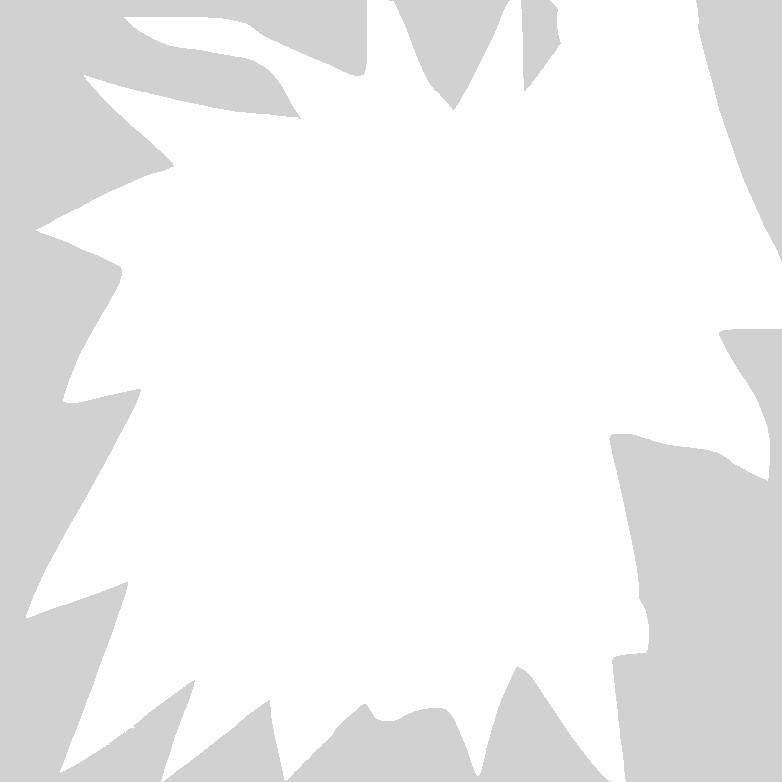
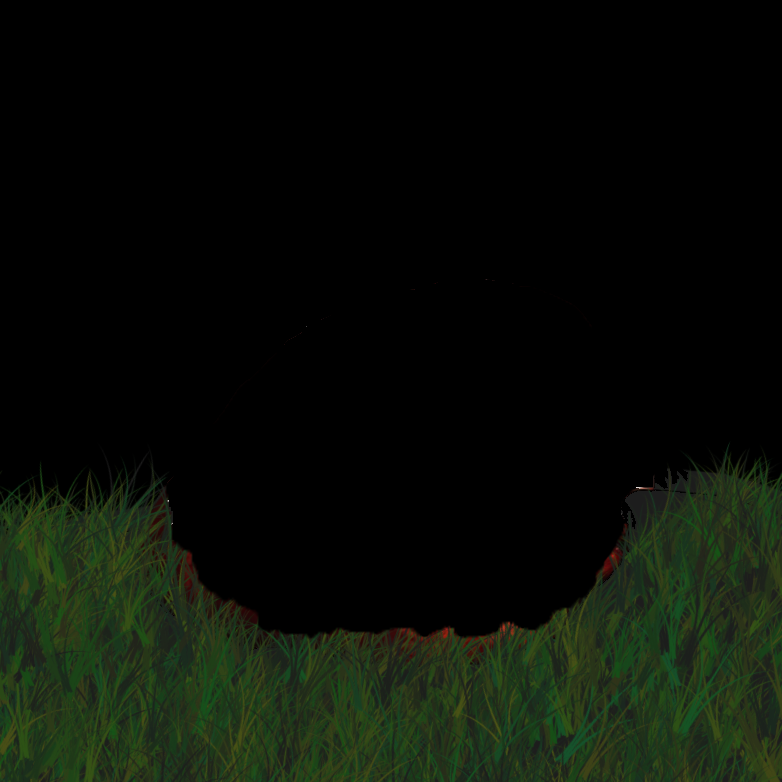
Layer changes from the first 782px x 782px image to the second:
hid "Layer 0" over [0, 0, 782, 782]
showed "Layer 1", painted on it over [0, 0, 782, 782]
showed "Layer 2", painted on it over [0, 0, 782, 782]
